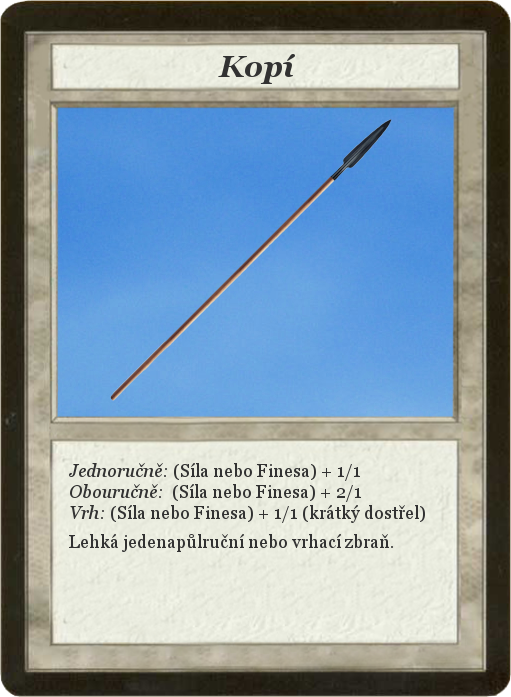
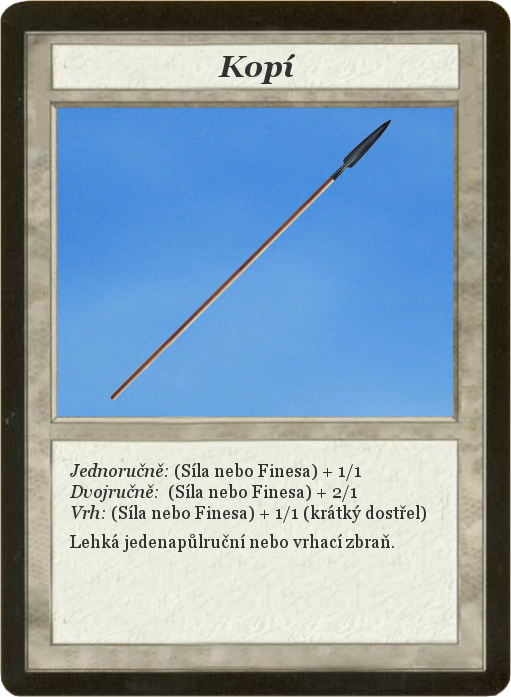
Layered file, before and after one edit (511 × 697). Changes by layer:
painted on "Jednoručně: (Síla nebo Finesa)..." over [69, 463, 426, 552]
